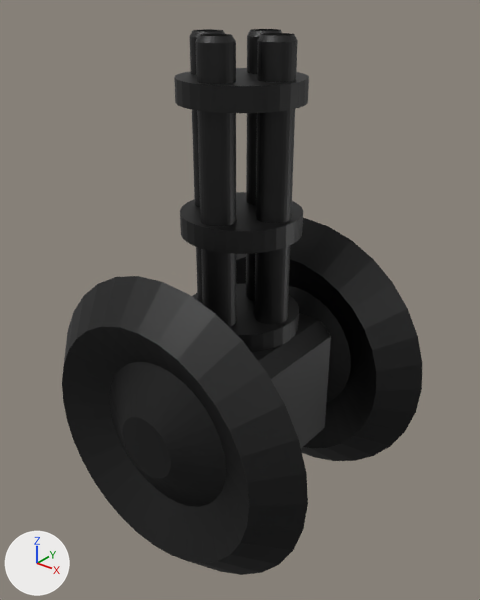
What one commit did to the glTF model Project/Resources/Model/Gimmick/Gatling/Gatling.gltf.
One viewpoint serves both versions: a camera (50 mm lens) standing at (5.21, -6.54, 5.41) and looking at (-0.02, -0.01, 1.36). Arrows for +X, +Y and +Z are at lower left; the lights stay in place. Vertices at the same position are counted once.

Names of what the first picture shows: '円柱.008', '立方体.001'.
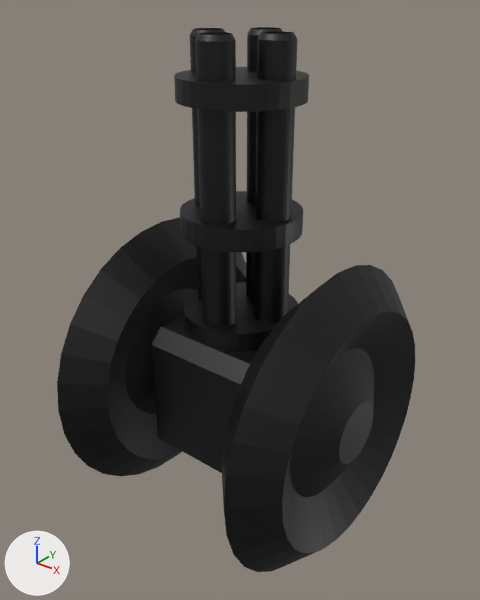
Changed parts and their boxes (x1, y1, x2, y2) in the pictures (480 x 600 px; the box of a moved part takes in the faces that stretch with it):
'円柱.008', reshaped, moved, turned: before (174, 29, 309, 352); after (57, 27, 415, 572)
'立方体.001', deleted (black): before (62, 218, 422, 575)
part 1 of me_円柱_014, added (black): after (57, 217, 246, 476)
part 2 of me_円柱_014, added (black): after (222, 265, 415, 572)
part 3 of me_円柱_014, added (black): after (152, 315, 258, 473)
part 4 of me_円柱_014, moved or reshaped: before (177, 29, 309, 335); after (180, 27, 308, 333)
part 5 of me_円柱_014, surface changed: (174, 31, 309, 351) in both

Diff of the bpy script that builds the scene:
```diff
--- a/Project/Resources/Model/Gimmick/Gatling/Gatling.gltf.py
+++ b/Project/Resources/Model/Gimmick/Gatling/Gatling.gltf.py
@@ me_円柱_014 @@
 # used by ob_円柱_008; location = (0.0, 0.0, 1.16); rotation_euler = (0.0, 0.0, 0.0104), in degrees (0, 0, 0.6); scale = (4.03, 4.03, 4.03)
-me_円柱_014.from_pydata(...)  # 1500 vertices, 3020 faces; spans x -0.2..0.2, y -0.2..0.2, z -0.316..0.911
+me_円柱_014.from_pydata(...)  # 1972 vertices, 3952 faces; spans x -0.488..0.488, y -0.54..0.54, z -0.825..0.911
+# me_円柱_014 part 1: a new loose piece of 224 vertices spanning x -0.488..-0.256, y -0.534..0.54, z -0.825..0.25, in mat_マテリアル (picture img_gimmick)
+# me_円柱_014 part 2: a new loose piece of 224 vertices spanning x 0.256..0.488, y -0.54..0.534, z -0.825..0.25, in mat_マテリアル (picture img_gimmick)
+# me_円柱_014 part 3: a new loose piece of 24 vertices spanning x -0.249..0.249, y -0.249..0.249, z -0.539..-0.044, in mat_マテリアル (picture img_gimmick)
+# me_円柱_014 part 4: 49 vertices moved within x -0.163..0.163, y -0.179..0.179, z -0.279..0.911; 273 vertices removed from x -0.18..0.179, y -0.18..0.18, z -0.316..0.911; 273 vertices added at x -0.18..0.179, y -0.18..0.18, z -0.316..0.911
+# me_円柱_014 part 5: 1516 kept faces spanning x -0.2..0.2, y -0.2..0.2, z -0.316..0.911 get new texture (UV) coordinates
 me_円柱_014.materials.append(mat_マテリアル)
@@ ob_立方体_001 @@
-ob_立方体_001 = bpy.data.objects.new('立方体.001', me_立方体_005)
-ob_立方体_001.location = (0.0, 0.0, -0.02)
@@ ob_円柱_008 @@
 ob_円柱_008 = bpy.data.objects.new('円柱.008', me_円柱_014)
-ob_円柱_008.location = (0.0, 0.0, 1.16)
-ob_円柱_008.rotation_euler = (0.0, 0.0, 0.0104)  # degrees (0, 0, 0.6)
+ob_円柱_008.location = (0.0, 0.0, 1.18)
 ob_円柱_008.scale = (4.03, 4.03, 4.03)
```
